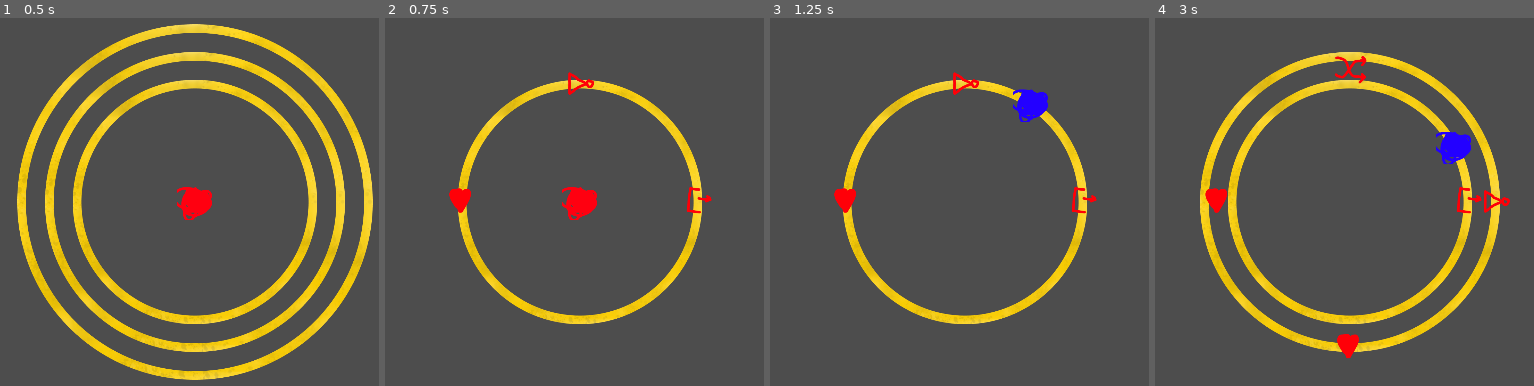
Above: before the commit, frames 1-4 (left to right).
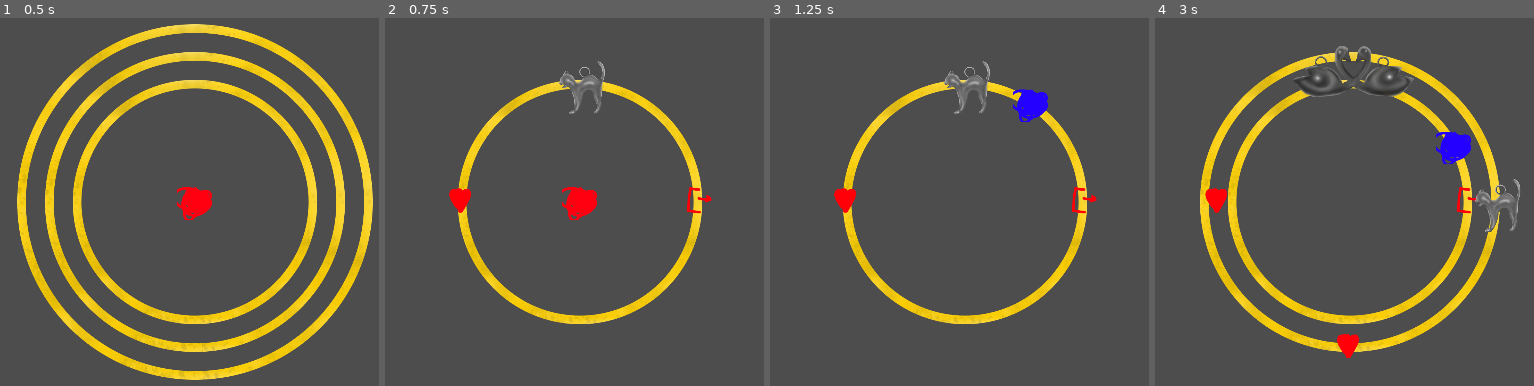
Above: after the commit, the same moments.

Repository: triangle-int/logi-charm
Game: Godot game, scene res://scenes/game.tscn
The game is run twice, just before and just after one commit, with the same random seed, the same clock (stepped at 60 frames per second) and the same inputs.
Inputs (mouse positions are in pixels of both pictures, inside the frame that each line leads up to):
- Up to frame 1 (0.5 s): no input
- Up to frame 2 (0.75 s): tap Enter (ui_accept) at 0.5 s; move the mouse to (756, 179) at 0.52 s; tap Tab (ui_focus_next) at 0.6 s
- Up to frame 3 (1.25 s): tap Enter (ui_accept) at 0.77 s
- Up to frame 4 (3 s): move the mouse to (1189, 224) at 1.27 s; tap Tab (ui_focus_next) at 1.35, 2.1, 2.85 s; tap Enter (ui_accept) at 1.52, 2.75 s; move the mouse to (1431, 102) at 2.02 s; move the mouse to (1310, 290) at 2.77 s

Frame 1 is identical in both runs. In frame 2, 0.6% of the frame differs, in the area x 45-59%, y 11-27%; in frame 3, 0.6%; in frame 4, 2.0%, in the area x 36-97%, y 7-59%.

Commit message:
Level selector from file

Diff:
--- a/scenes/game.tscn
+++ b/scenes/game.tscn
@@ -1,38 +1,30 @@
-[gd_scene load_steps=11 format=3 uid="uid://bgiov8vdeao7u"]
+[gd_scene load_steps=6 format=3 uid="uid://bgiov8vdeao7u"]
 
 [ext_resource type="Texture2D" uid="uid://skuhewxd3ubq" path="res://sprites/rings/ring_1.png" id="1_i4p3y"]
 [ext_resource type="PackedScene" uid="uid://b60ca387m477t" path="res://scenes/pointer.tscn" id="1_vpf3b"]
 [ext_resource type="Script" path="res://scripts/game_loader.gd" id="1_wymu5"]
 [ext_resource type="Texture2D" uid="uid://c0248cft72o8a" path="res://sprites/rings/ring_2.png" id="2_68dsl"]
-[ext_resource type="PackedScene" uid="uid://cunwq4ykl2eh7" path="res://scenes/levels/level_2.tscn" id="3_3wdw4"]
 [ext_resource type="Texture2D" uid="uid://dvr68x74iehxd" path="res://sprites/rings/ring_3.png" id="3_b6fgw"]
-[ext_resource type="PackedScene" uid="uid://cclit4kwl4q0v" path="res://scenes/levels/level_3.tscn" id="4_v01tm"]
-[ext_resource type="PackedScene" uid="uid://c67v7icd6c5bf" path="res://scenes/levels/level_4.tscn" id="5_tvtas"]
-[ext_resource type="PackedScene" uid="uid://dg4tgewsq1sgl" path="res://scenes/levels/level_1.tscn" id="6_c5xlk"]
-[ext_resource type="PackedScene" uid="uid://bh4b8f62lmwkd" path="res://scenes/levels/level_5.tscn" id="6_qo8vu"]
 
 [node name="Game" type="Node2D"]
+script = ExtResource("1_wymu5")
 
 [node name="Camera2D" type="Camera2D" parent="."]
 
 [node name="Center" type="Node2D" parent="."]
 
-[node name="GameLoader" type="Node" parent="Center"]
-script = ExtResource("1_wymu5")
-levels = Array[PackedScene]([ExtResource("6_c5xlk"), ExtResource("3_3wdw4"), ExtResource("4_v01tm"), ExtResource("5_tvtas"), ExtResource("6_qo8vu")])
+[node name="Rings" type="Node" parent="Center"]
 
-[node name="Rings" type="Node" parent="Center/GameLoader"]
-
-[node name="Ring1" type="Sprite2D" parent="Center/GameLoader/Rings"]
+[node name="Ring1" type="Sprite2D" parent="Center/Rings"]
 scale = Vector2(0.5, 0.5)
 texture = ExtResource("3_b6fgw")
 
-[node name="Ring2" type="Sprite2D" parent="Center/GameLoader/Rings"]
+[node name="Ring2" type="Sprite2D" parent="Center/Rings"]
 scale = Vector2(0.5, 0.5)
 texture = ExtResource("2_68dsl")
 
-[node name="Ring3" type="Sprite2D" parent="Center/GameLoader/Rings"]
+[node name="Ring3" type="Sprite2D" parent="Center/Rings"]
 scale = Vector2(0.5, 0.5)
 texture = ExtResource("1_i4p3y")
 
-[node name="Pointer" parent="Center/GameLoader" instance=ExtResource("1_vpf3b")]
+[node name="Pointer" parent="Center" instance=ExtResource("1_vpf3b")]
--- a/scenes/level_selector.tscn
+++ b/scenes/level_selector.tscn
@@ -1,17 +1,11 @@
 [gd_scene load_steps=5 format=3 uid="uid://b413entmk714a"]
 
-[ext_resource type="Texture2D" uid="uid://ooh7hxoo36ep" path="res://sprites/menu_circle.png" id="1_qu8cq"]
-[ext_resource type="Script" path="res://scripts/ui/menu.gd" id="2_h6vpf"]
-[ext_resource type="PackedScene" uid="uid://gweyovt8jauq" path="res://scenes/ui/branch.tscn" id="3_wbo31"]
+[ext_resource type="Texture2D" uid="uid://c4deogpl6niyy" path="res://sprites/hand.png" id="1_n6hk4"]
+[ext_resource type="Texture2D" uid="uid://d4d33uwqfawen" path="res://sprites/ring_behind.png" id="2_vwwjh"]
+[ext_resource type="Texture2D" uid="uid://djab4s64krc6k" path="res://sprites/ring_front.png" id="3_36doi"]
 
 [sub_resource type="StyleBoxFlat" id="StyleBoxFlat_vkegc"]
-bg_color = Color(0.0784314, 0.101961, 0.109804, 1)
-border_width_left = 80
-border_width_top = 80
-border_width_right = 80
-border_width_bottom = 80
-border_color = Color(0, 0, 0, 1)
-border_blend = true
+bg_color = Color(0.8, 0.592157, 0.643137, 1)
 
 [node name="LevelSelector" type="Node2D"]
 
@@ -25,85 +19,152 @@
 grow_vertical = 2
 theme_override_styles/panel = SubResource("StyleBoxFlat_vkegc")
 
-[node name="Menu" type="TextureRect" parent="Menu"]
-anchors_preset = 8
-anchor_left = 0.5
+[node name="Hand" type="TextureRect" parent="Menu/Background"]
+z_index = 5
+layout_mode = 1
+anchors_preset = 4
 anchor_top = 0.5
-anchor_right = 0.5
 anchor_bottom = 0.5
-offset_left = -128.0
-offset_top = -128.0
-offset_right = 128.0
-offset_bottom = 128.0
+offset_top = -256.0
+offset_right = 1024.0
+offset_bottom = 256.0
+grow_vertical = 2
+texture = ExtResource("1_n6hk4")
+
+[node name="HBoxContainer" type="HBoxContainer" parent="Menu/Background/Hand"]
+layout_mode = 1
+anchors_preset = 6
+anchor_left = 1.0
+anchor_top = 0.5
+anchor_right = 1.0
+anchor_bottom = 0.5
+offset_left = -938.0
+offset_top = -135.0
+offset_right = -282.0
+offset_bottom = 135.0
+grow_horizontal = 0
+grow_vertical = 2
+theme_override_constants/separation = -120
+alignment = 2
+
+[node name="Ring1" type="TextureRect" parent="Menu/Background/Hand/HBoxContainer"]
+z_index = -1
+custom_minimum_size = Vector2(125.565, 0)
+layout_mode = 2
+texture = ExtResource("2_vwwjh")
+expand_mode = 1
+stretch_mode = 6
+
+[node name="RingFront" type="TextureRect" parent="Menu/Background/Hand/HBoxContainer/Ring1"]
+z_index = 1
+layout_mode = 1
+anchors_preset = 15
+anchor_right = 1.0
+anchor_bottom = 1.0
 grow_horizontal = 2
 grow_vertical = 2
-texture = ExtResource("1_qu8cq")
-script = ExtResource("2_h6vpf")
+texture = ExtResource("3_36doi")
+expand_mode = 1
+stretch_mode = 6
 
-[node name="BranchTopLeft" parent="Menu/Menu" instance=ExtResource("3_wbo31")]
+[node name="Ring2" type="TextureRect" parent="Menu/Background/Hand/HBoxContainer"]
+z_index = -1
+custom_minimum_size = Vector2(125.565, 0)
+layout_mode = 2
+texture = ExtResource("2_vwwjh")
+expand_mode = 1
+stretch_mode = 6
+
+[node name="RingFront" type="TextureRect" parent="Menu/Background/Hand/HBoxContainer/Ring2"]
+z_index = 1
 layout_mode = 1
-anchors_preset = 8
-anchor_left = 0.5
-anchor_top = 0.5
-anchor_right = 0.5
-anchor_bottom = 0.5
-offset_left = -346.0
-offset_top = -206.0
-offset_right = -90.0
-offset_bottom = -78.0
+anchors_preset = 15
+anchor_right = 1.0
+anchor_bottom = 1.0
 grow_horizontal = 2
 grow_vertical = 2
+texture = ExtResource("3_36doi")
+expand_mode = 1
+stretch_mode = 6
 
-[node name="BranchTopRight" parent="Menu/Menu" instance=ExtResource("3_wbo31")]
+[node name="Ring3" type="TextureRect" parent="Menu/Background/Hand/HBoxContainer"]
+z_index = -1
+custom_minimum_size = Vector2(125.565, 0)
+layout_mode = 2
+texture = ExtResource("2_vwwjh")
+expand_mode = 1
+stretch_mode = 6
+
+[node name="RingFront" type="TextureRect" parent="Menu/Background/Hand/HBoxContainer/Ring3"]
+z_index = 1
 layout_mode = 1
-anchors_preset = 8
-anchor_left = 0.5
-anchor_top = 0.5
-anchor_right = 0.5
-anchor_bottom = 0.5
-offset_left = 90.0
-offset_top = -206.0
-offset_right = 346.0
-offset_bottom = -78.0
+anchors_preset = 15
+anchor_right = 1.0
+anchor_bottom = 1.0
 grow_horizontal = 2
 grow_vertical = 2
-pivot_offset = Vector2(0, 128)
-flip_h = true
-corner = 1
+texture = ExtResource("3_36doi")
+expand_mode = 1
+stretch_mode = 6
 
-[node name="BranchBottomLeft" parent="Menu/Menu" instance=ExtResource("3_wbo31")]
+[node name="Ring4" type="TextureRect" parent="Menu/Background/Hand/HBoxContainer"]
+z_index = -1
+custom_minimum_size = Vector2(125.565, 0)
+layout_mode = 2
+texture = ExtResource("2_vwwjh")
+expand_mode = 1
+stretch_mode = 6
+
+[node name="RingFront" type="TextureRect" parent="Menu/Background/Hand/HBoxContainer/Ring4"]
+z_index = 1
 layout_mode = 1
-anchors_preset = 8
-anchor_left = 0.5
-anchor_top = 0.5
-anchor_right = 0.5
-anchor_bottom = 0.5
-offset_left = -346.0
-offset_top = 78.0
-offset_right = -90.0
-offset_bottom = 206.0
+anchors_preset = 15
+anchor_right = 1.0
+anchor_bottom = 1.0
 grow_horizontal = 2
 grow_vertical = 2
-pivot_offset = Vector2(256, 0)
-flip_v = true
-corner = 3
+texture = ExtResource("3_36doi")
+expand_mode = 1
+stretch_mode = 6
 
-[node name="BranchBottomRight" parent="Menu/Menu" instance=ExtResource("3_wbo31")]
+[node name="Ring5" type="TextureRect" parent="Menu/Background/Hand/HBoxContainer"]
+z_index = -1
+custom_minimum_size = Vector2(125.565, 0)
+layout_mode = 2
+texture = ExtResource("2_vwwjh")
+expand_mode = 1
+stretch_mode = 6
+
+[node name="RingFront" type="TextureRect" parent="Menu/Background/Hand/HBoxContainer/Ring5"]
+z_index = 1
 layout_mode = 1
-anchors_preset = 8
-anchor_left = 0.5
-anchor_top = 0.5
-anchor_right = 0.5
-anchor_bottom = 0.5
-offset_left = 90.0
-offset_top = 78.0
-offset_right = 346.0
-offset_bottom = 206.0
+anchors_preset = 15
+anchor_right = 1.0
+anchor_bottom = 1.0
 grow_horizontal = 2
 grow_vertical = 2
-pivot_offset = Vector2(0, 0)
-flip_h = true
-flip_v = true
-corner = 2
+texture = ExtResource("3_36doi")
+expand_mode = 1
+stretch_mode = 6
+
+[node name="Ring6" type="TextureRect" parent="Menu/Background/Hand/HBoxContainer"]
+z_index = -1
+custom_minimum_size = Vector2(125.565, 0)
+layout_mode = 2
+texture = ExtResource("2_vwwjh")
+expand_mode = 1
+stretch_mode = 6
+
+[node name="RingFront" type="TextureRect" parent="Menu/Background/Hand/HBoxContainer/Ring6"]
+z_index = 1
+layout_mode = 1
+anchors_preset = 15
+anchor_right = 1.0
+anchor_bottom = 1.0
+grow_horizontal = 2
+grow_vertical = 2
+texture = ExtResource("3_36doi")
+expand_mode = 1
+stretch_mode = 6
 
 [node name="Camera2D" type="Camera2D" parent="."]
--- a/scripts/game_loader.gd
+++ b/scripts/game_loader.gd
@@ -1,9 +1,14 @@
 extends Node
-
-@export var levels: Array[PackedScene]
 
 var current_level: Level = null
 var current_index: int = -1
+
+var levels: Array[PackedScene]
+
+func _ready():
+	var level_names = DirAccess.get_files_at("res://scenes/levels/enabled/")
+	for level_name in level_names:
+		levels.append(load("res://scenes/levels/enabled/" + level_name))
 
 # For debugging
 func _input(event: InputEvent):
@@ -28,7 +33,7 @@
 	add_child(current_level)
 	current_level.start_level()
 
-	$Rings/Ring1.visible = current_level.rings_config.radiuses.size() > 0
-	$Rings/Ring2.visible = current_level.rings_config.radiuses.size() > 1
-	$Rings/Ring3.visible = current_level.rings_config.radiuses.size() > 2
-	$Pointer.rings_config = current_level.rings_config
+	$Center/Rings/Ring1.visible = current_level.rings_config.radiuses.size() > 0
+	$Center/Rings/Ring2.visible = current_level.rings_config.radiuses.size() > 1
+	$Center/Rings/Ring3.visible = current_level.rings_config.radiuses.size() > 2
+	$Center/Pointer.rings_config = current_level.rings_config
Renamed: scenes/levels/level_1.tscn -> scenes/levels/enabled/level_1.tscn
Renamed: scenes/levels/level_2.tscn -> scenes/levels/enabled/level_2.tscn
Renamed: scenes/levels/level_3.tscn -> scenes/levels/enabled/level_3.tscn
Renamed: scenes/levels/level_4.tscn -> scenes/levels/enabled/level_4.tscn
Renamed: scenes/levels/level_5.tscn -> scenes/levels/enabled/level_5.tscn
Binary file changed: sprites/gates/not_gate.png
Binary file changed: sprites/gates/swap_gate.png
Binary file added: sprites/hand.png
Not shown, added: sprites/hand.png.import
Binary file added: sprites/ring_behind.png
Not shown, added: sprites/ring_behind.png.import
Binary file added: sprites/ring_front.png
(and 2 more such lines)
